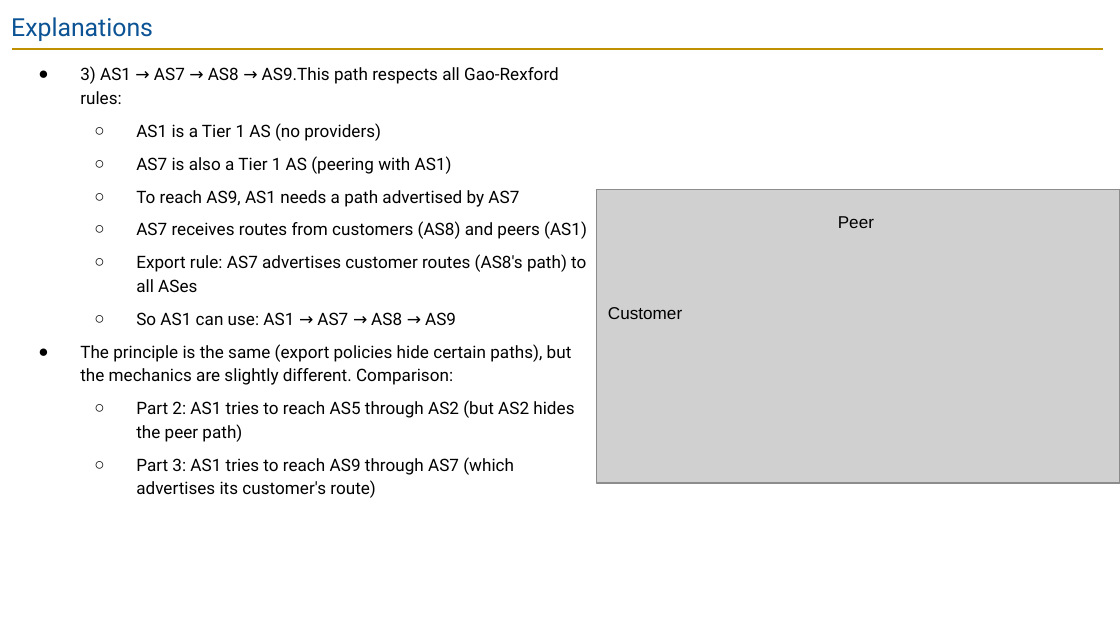
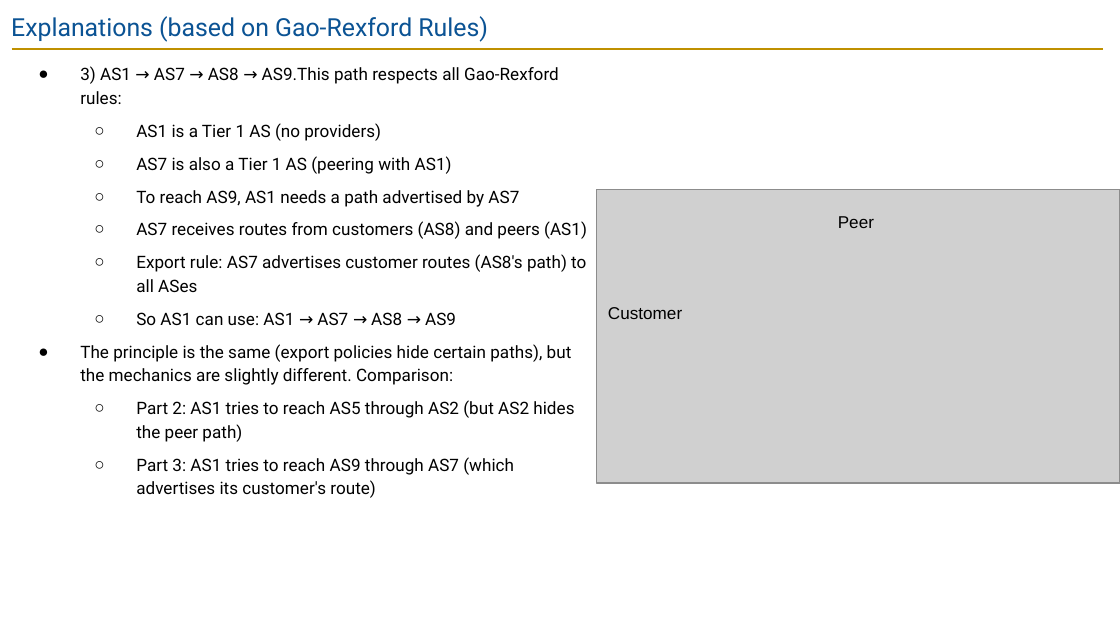
Before and after one commit to guhofstra/CSC175Sp26, a slide deck: slide 6 of PPTs/Lecture 8 - Exercises ANS.pptx (slide 5 before the commit). Drawn at 1120x630 pixels with LibreOffice and Linux fonts; fonts in the diff are those of the drawing; grey boxes stand for pictures. Boxes give left, top, right and bottom in pixels: in the first picture for what was removed or moved away, otherwise in the second. Text is boxed around its words. In the diff, an @@ line names an element or a change of style, - is before the commit and + after.

```diff
--- a/PPTs/Lecture 8 - Exercises ANS.pptx
+++ b/PPTs/Lecture 8 - Exercises ANS.pptx
@@ title at [11, 16, 488, 42]: text changed @@
-Explanations
+Explanations (based on Gao-Rexford Rules)
```
Also in this commit, not shown: 2 other slides changed, 1 slide added, 3 other files.
